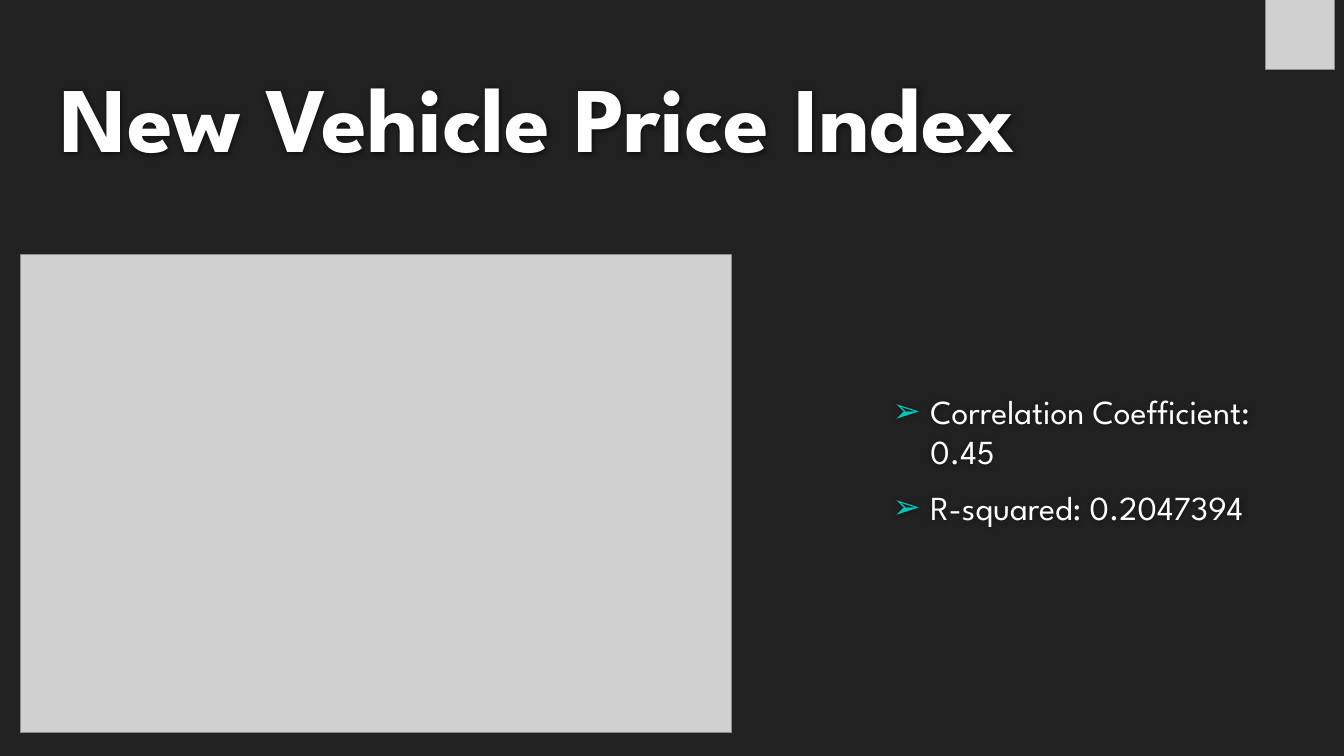
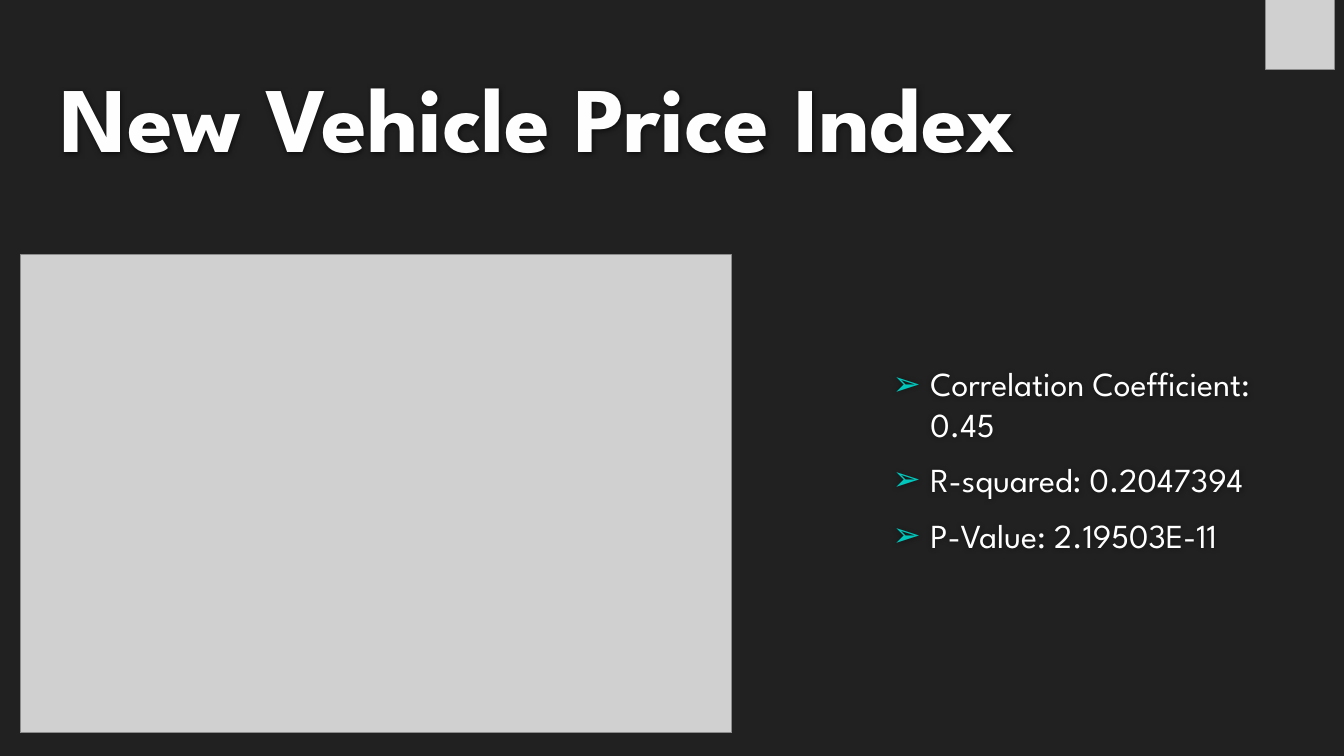
Before and after one commit to michelleherman13/auto-sales, a slide deck: slide 12 of Presentation/Auto_sales_Michelle.pptx. Drawn at 1344x756 pixels with LibreOffice and Linux fonts; fonts in the diff are those of the drawing; grey boxes stand for pictures; background and template pictures are left out. Boxes give left, top, right and bottom in pixels: in the first picture for what was removed or moved away, otherwise in the second. Text is boxed around its words. In the diff, an @@ line names an element or a change of style, - is before the commit and + after.

Commit message:
add p value to slides

```diff
--- a/Presentation/Auto_sales_Michelle.pptx
+++ b/Presentation/Auto_sales_Michelle.pptx
@@ text at [930, 525, 1217, 549]: paragraph added @@
+➢ P-Value: 2.19503E-11
```
Also in this commit, not shown: 4 other slides changed.
